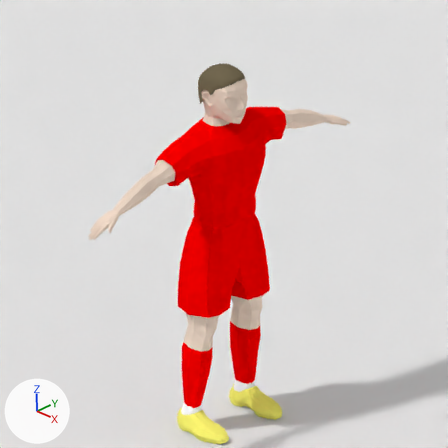
Before and after pictures for a commit that changed the Blender file data/graphics/player.blend.
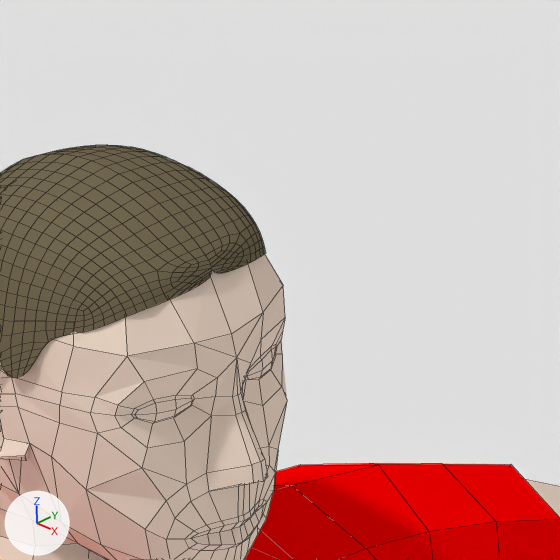
Each version appears first from the file's camera 'Camera', and next in a close-up on the part from 47% to 64% of the width and 10% to 27% of the height. The lights are fixed; the arrows at lower left show +X, +Y and +Z. The close-ups show mesh edges as thin lines.

The first close-up shows 'Hair', 'Player', 'ShadowPane'.
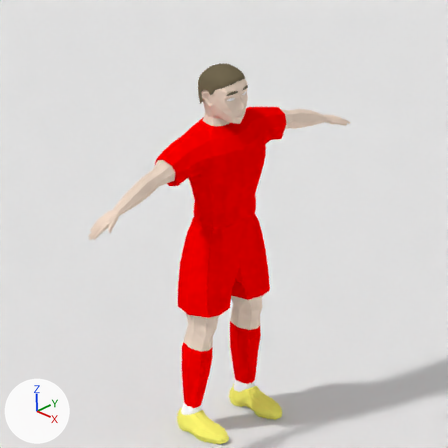
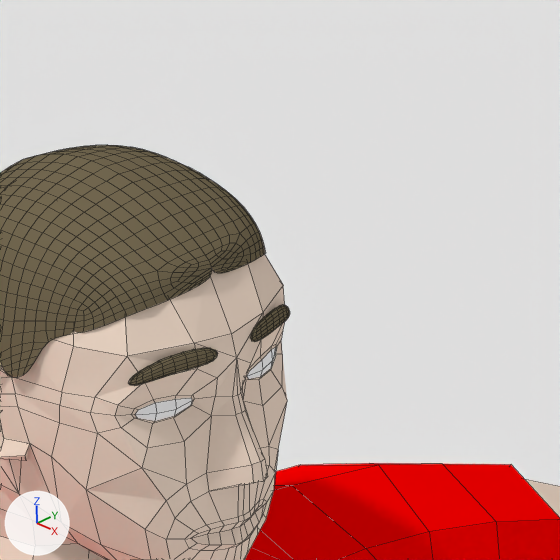
Commit message: Add eyebrows and white color for the eye

Boxes (x1, y1, x2, y2) around the edits, measured in the close-ups (560 x 560 px):
'Hair', reshaped
    before: (0, 145, 265, 377)
    after: (0, 145, 290, 386)
part 1 of me_player, recoloured (beige to white)
    both: (135, 347, 277, 421)
part 2 of me_hair, added
    after: (129, 305, 290, 386)

Patch to the scene script:
```diff
--- a/data/graphics/player.blend.py
+++ b/data/graphics/player.blend.py
@@ mat_skin_001 @@
+mat_skin_001 = diffuse_material('Skin.001')
+mat_skin_001.base_color = (1.0, 1.0, 1.0)  # white #ffffff
@@ me_player @@
 me_player.from_pydata(...)  # 1317 vertices, 1366 faces; spans x -0.53..0.41, y -2.44..2.44, z -2.61..2.67
 # used by ob_player; location = (0.0, 0.0, 0.0)
+# me_player part 1: 12 of the faces centred in x 0.18..0.2, y -0.16..0.16, z 2.32..2.34 switch from mat_skin (beige #f2dcca) to mat_skin_001 (white #ffffff)
 me_player.materials.append(mat_shoe)
@@ me_hair @@
 # used by ob_hair; location = (0.0, 0.0, 0.0)
-me_hair.from_pydata(...)  # 45 vertices, 35 faces; spans x -0.441..0.193, y -0.277..0.002, z 2.095..2.693
+me_hair.from_pydata(...)  # 57 vertices, 45 faces; spans x -0.441..0.251, y -0.277..0.002, z 2.095..2.693
+# me_hair part 2
+# 12 vertices are added at x 0.159..0.251, y -0.213..-0.033, z 2.392..2.462
+# 10 new faces join them
 me_hair.materials.append(mat_hair)
```
